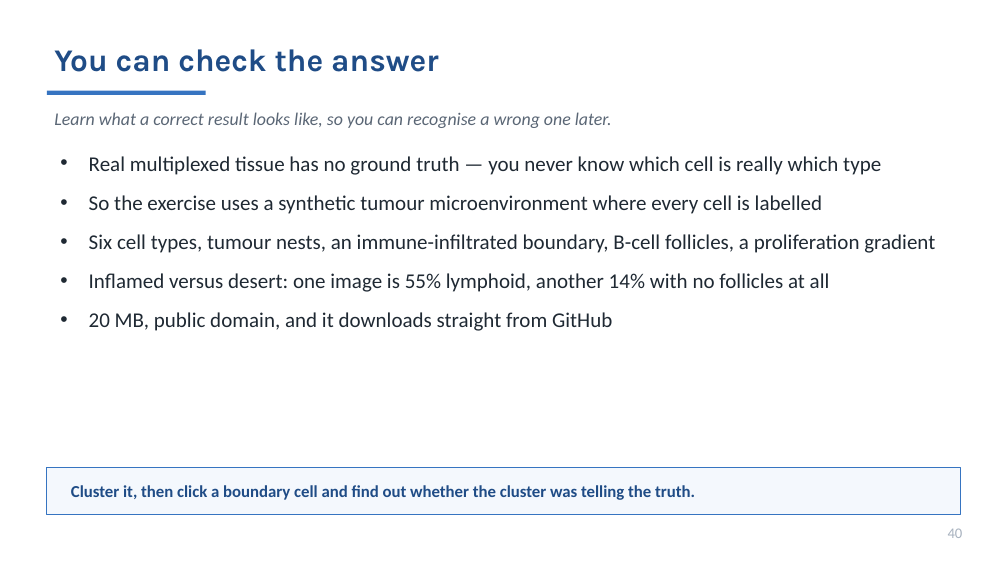
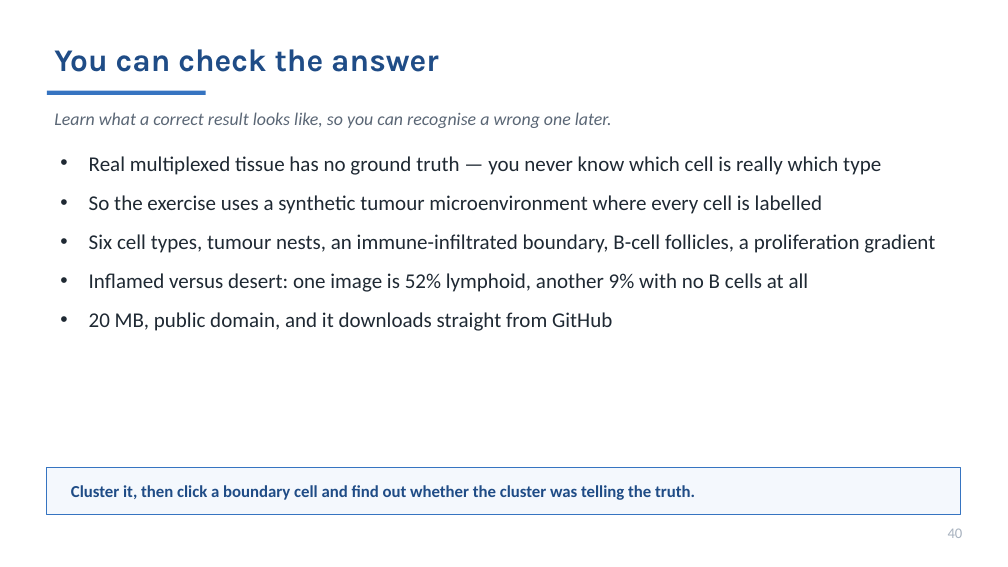
Before and after one commit to MichaelSNelson/BINA-I2K-2026-QuPath-Extensions, a slide deck: slide 40 of I2K_2026_QuPath_Extensions.pptx. Drawn at 1008x567 pixels with LibreOffice and Linux fonts; fonts in the diff are those of the drawing. Boxes give left, top, right and bottom in pixels: in the first picture for what was removed or moved away, otherwise in the second. Text is boxed around its words. In the diff, an @@ line names an element or a change of style, - is before the commit and + after.

```diff
--- a/I2K_2026_QuPath_Extensions.pptx
+++ b/I2K_2026_QuPath_Extensions.pptx
@@ text at <box>89,273,809,292</box>: text changed @@
-• Inflamed versus desert: one image is 55% lymphoid, another 14% with no follicles at all
+• Inflamed versus desert: one image is 52% lymphoid, another 9% with no B cells at all
```
Also in this commit, not shown: 2 other files.
